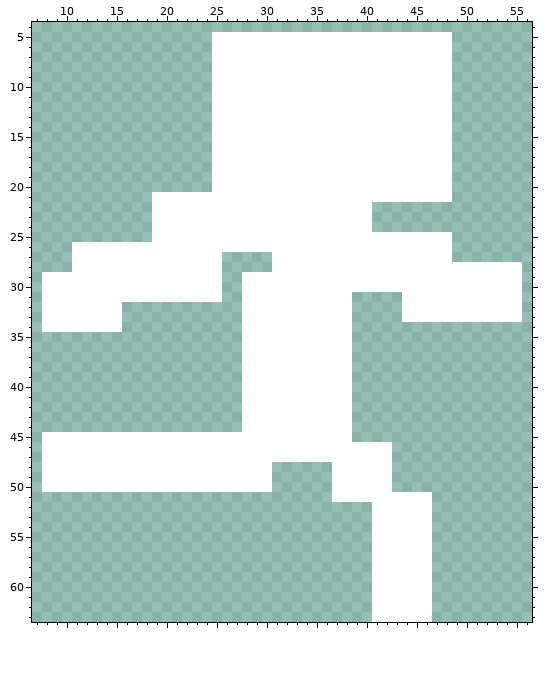
A pixel-art sprite gets an edit: Lode-Runner-main/assets/player/playerIDLE.png. The picture above is the old version.
The file is 64x64 pixels. Pixels under 10% opacity are left out. Shown: x 7..56, y 4..63.
New version:
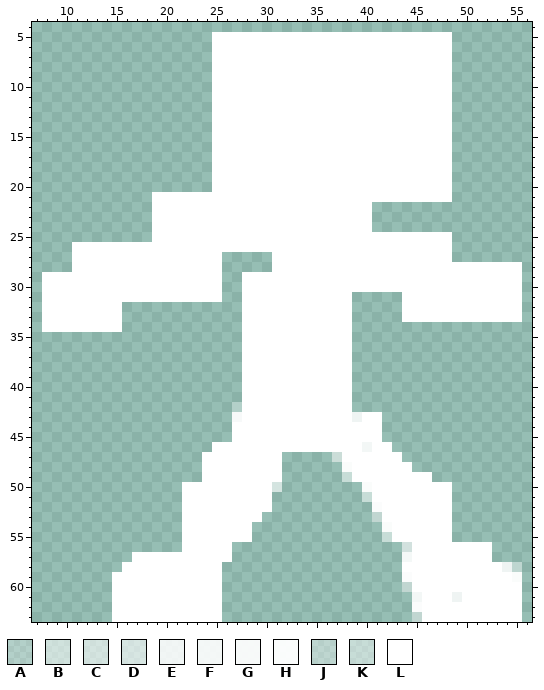
Palette (. is transparent): A #fefefe48  B #fefefe8f  C #fefefe97  D #fefefe9f  E #fefefedf  F #fefefee7  G #fefefeef  H #fefefef7  J #ffffff60  K #ffffff78  L #ffffff
Commit message: added movement animation fix fix
From old to new:
Changed rows in their new state; - is an unchanged pixel.
first column x 8:
42 -------------------A----------------------------
43 -------------------G-----------ELL--------------
44 -------------------L-----------LLL--------------
45 ...................------------LLL--------------
46 .................---------------F---------------
47 ................--------.....B-----L------------
48 ................-------L-----.H----LL-----------
49 ................-------L-----.K----LLLL---------
50 ..............---------C-----...H--LLLLLL-------
51 --------------LLLLLLLLL------...K------LL-------
52 --------------LLLLLLLLL----------H-----LL-------
53 --------------LLLLLLLL-----------K-----LL-------
54 --------------LLLLLLL------------.H----LL-------
55 --------------LLLLLLL------------.K----LL-------
56 --------------LLLLL--------------...D--LLLLLL---
57 ---------LLLLLLLLLL--------------...F--LLLLLL---
58 --------LLLLLLLLLL---------------...---LLLLLLLEJ
59 -------LLLLLLLLLLL---------------...H--LLLLLLLLH
60 -------LLLLLLLLLLL---------------...K--LLLLLLLLL
61 -------LLLLLLLLLLL---------------....F-LLELLLLLL
62 -------LLLLLLLLLLL---------------....H-LLLLLLLLL
63 -------LLLLLLLLLLL---------------....K-LLLLLLLLL
